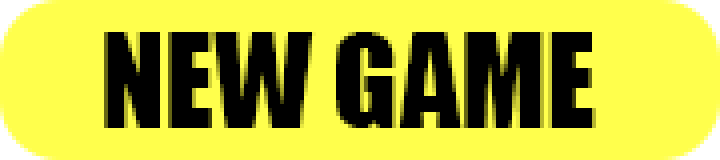
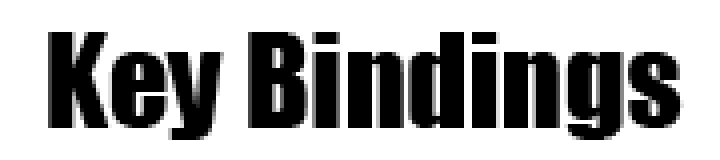
Two versions of the same layered image (720 x 160). Layer-by-layer changes:
added layer "Key Bindings" above "OPTIONS" over [48, 32, 684, 140]
hid "NEW GAME" over [104, 32, 596, 128]
hid "Layer 2" over [0, 0, 720, 160]
